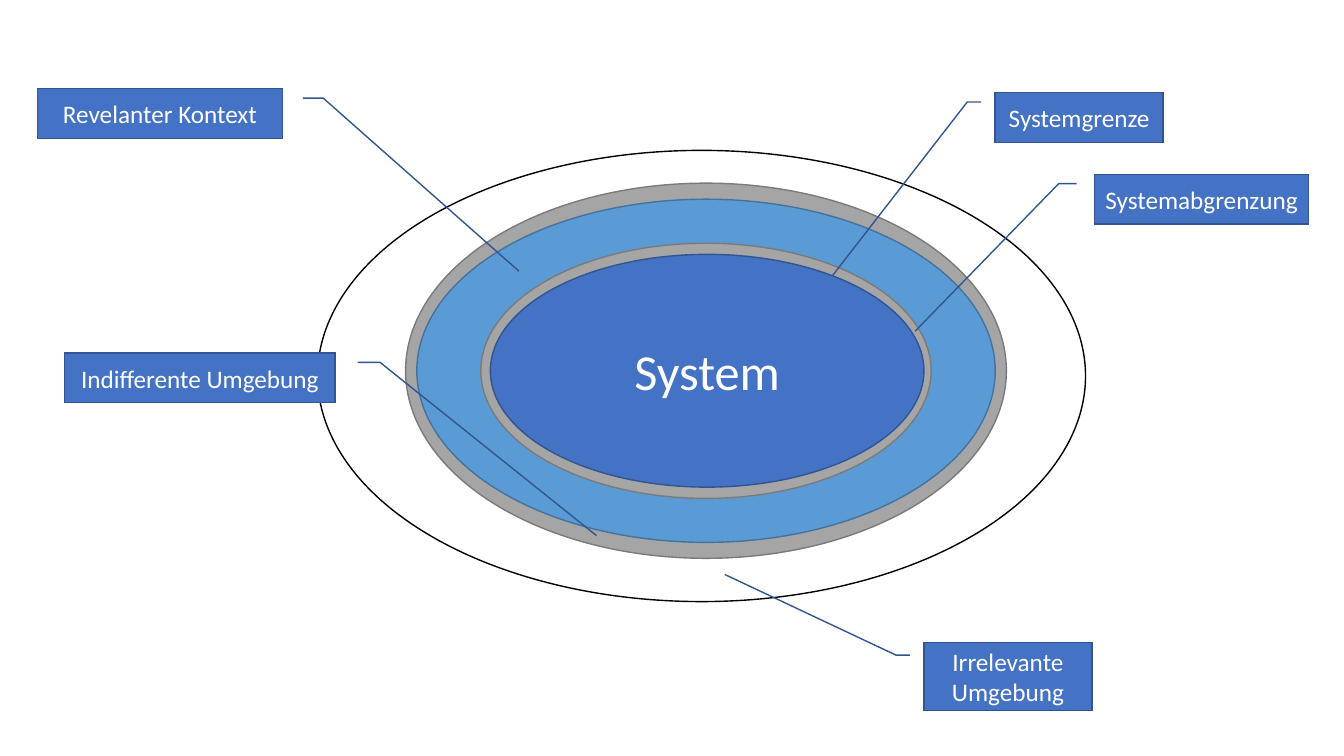
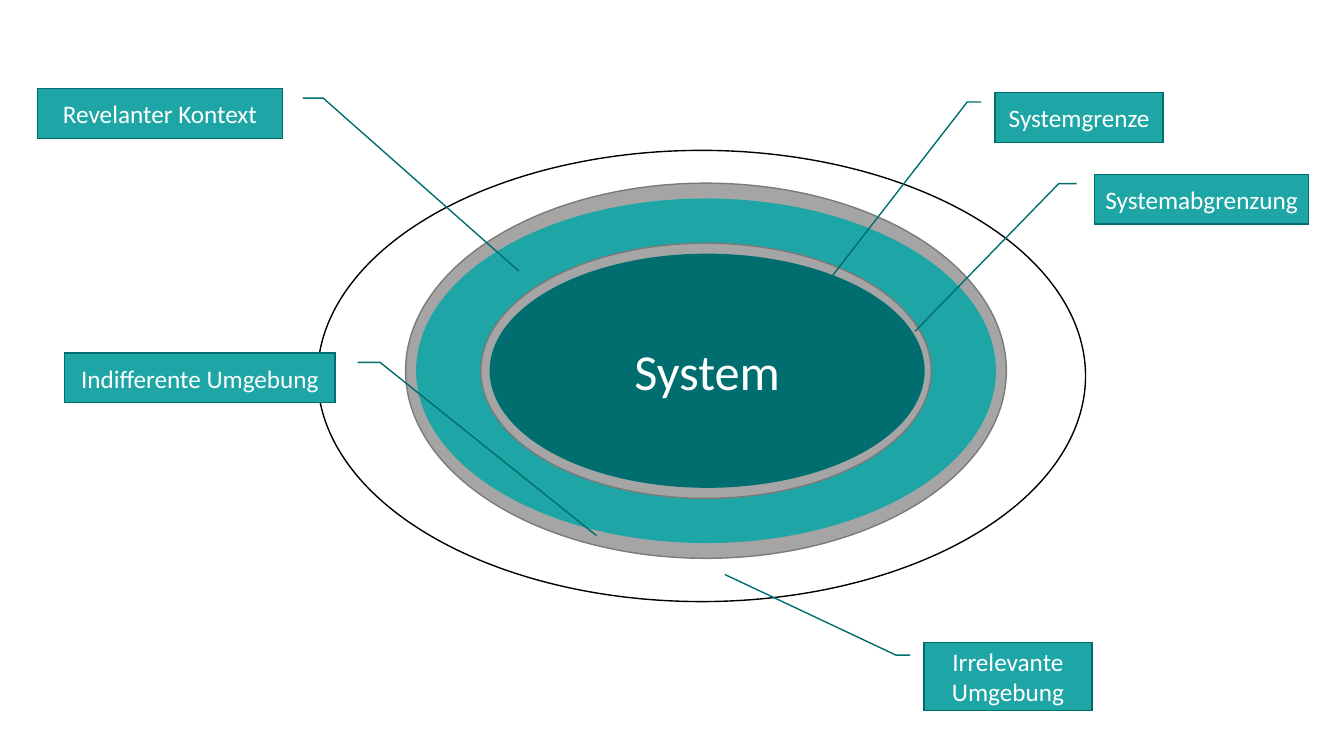
Before and after one commit to unibas-marcelluethi/software-engineering, a slide deck: slide 37 of docs/slides/drawings/graphics.pptx. Drawn at 1344x756 pixels with LibreOffice and Linux fonts; fonts in the diff are those of the drawing. Boxes give left, top, right and bottom in pixels: in the first picture for what was removed or moved away, otherwise in the second. Text is boxed around its words. In the diff, an @@ line names an element or a change of style, - is before the commit and + after.

```diff
--- a/docs/slides/drawings/graphics.pptx
+++ b/docs/slides/drawings/graphics.pptx
@@ ellipse at bbox=[416, 200, 995, 542]: fill #5B9BD5 to #1EA5A5; outline #43739E 1 pt to #1EA5A5 1 pt @@
@@ ellipse "System" at bbox=[491, 254, 925, 487]: fill #4472C4 to #006E6E; outline #325491 1 pt to #006E6E 1 pt @@
@@ fill #4472C4 to #1EA5A5; outline #325491 1 pt to #006E6E 1 pt in 5 elements at bbox=[995, 93, 1164, 142], bbox=[1095, 174, 1310, 224], bbox=[37, 89, 282, 138], bbox=[65, 353, 335, 402], bbox=[925, 642, 1093, 710] @@
```
Also in this commit, not shown: 5 other slides changed, 14 other files.
